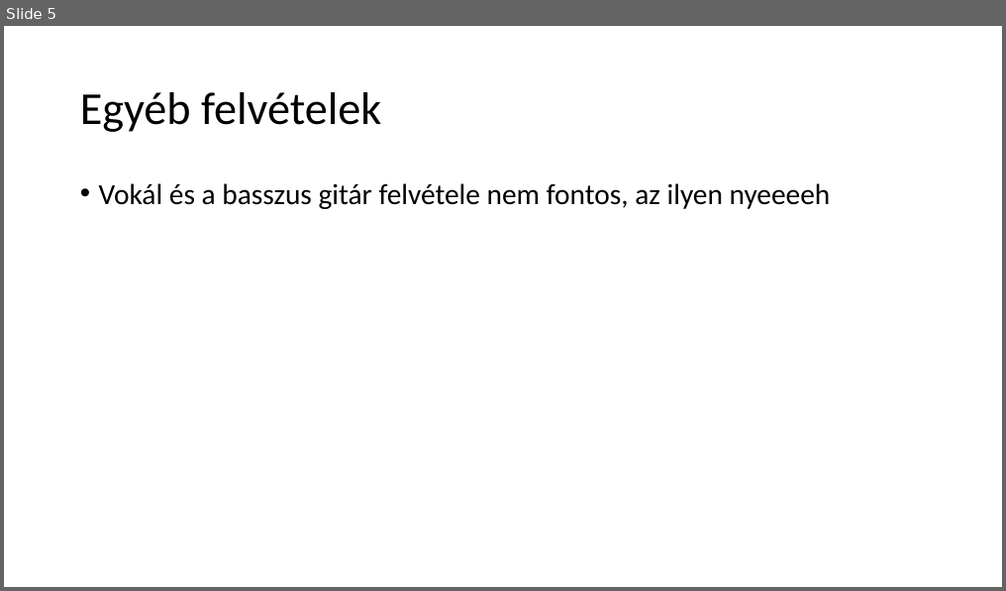
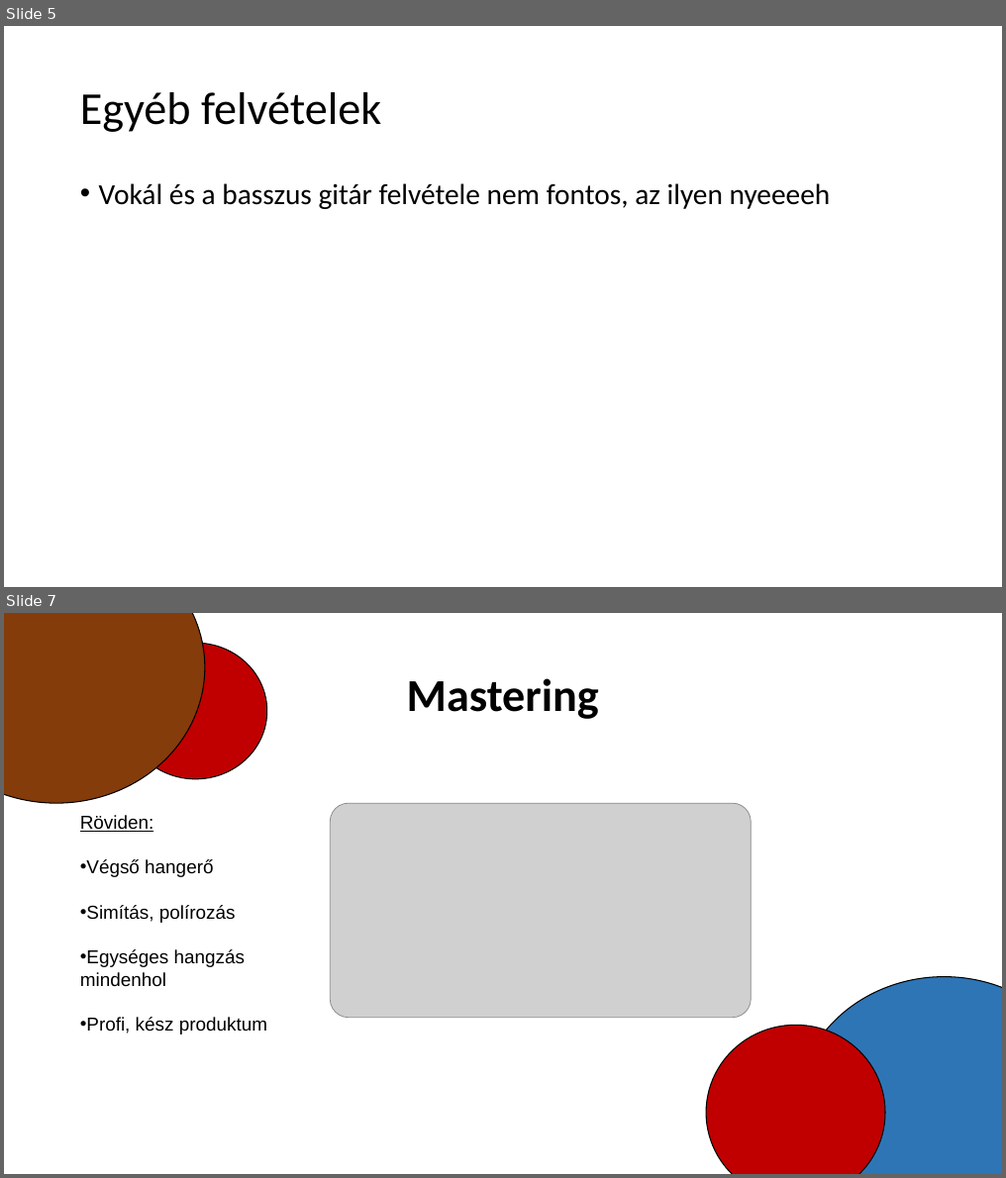
Before and after one commit to ellenaron/zenekeszites, a slide deck: zenekeszites.pptx. Shown one above the other, each under a label of ours: slide 5 before the commit, slides 5 and 7 after it; the slides between them are not shown. The pictures are 1006x591 and 1006x1178 pixels, drawn with LibreOffice and Linux fonts; fonts in the diff are those of the drawing; grey boxes stand for pictures; background and template pictures are left out. Boxes give left, top, right and bottom in pixels: in the first picture for what was removed or moved away, otherwise in the second. Text is boxed around its words. In the diff, an @@ line names an element or a change of style, - is before the commit and + after.

Commit message:
Kész, de iszonyat ronda

```diff
--- a/zenekeszites.pptx
+++ b/zenekeszites.pptx
@@ slide 7 added at bbox=[4, 613, 1002, 1174], background picture (left out) @@
@@ ellipse added at bbox=[4, 613, 205, 803], fill #843C0B, outline #000000 1 pt @@
@@ ellipse added at bbox=[124, 643, 266, 779], fill #C00000, outline #000000 1 pt @@
@@ title added at bbox=[407, 678, 599, 719], 44 pt, text #000000, bold @@
+Mastering
@@ text added at bbox=[80, 815, 267, 1035], 18 pt, text #000000 @@
+Röviden:
+• Végső hangerő
+• Simítás, polírozás
+• Egységes hangzás mindenhol
+• Profi, kész produktum
@@ picture added at bbox=[331, 803, 751, 1017] @@
@@ ellipse added at bbox=[796, 977, 1002, 1174], fill #2E75B6, outline #000000 1 pt @@
@@ ellipse added at bbox=[706, 1026, 885, 1174], fill #C00000, outline #000000 1 pt @@
```
Also in this commit, not shown: 1 other slide added, 1 slide removed, 2 other files.
